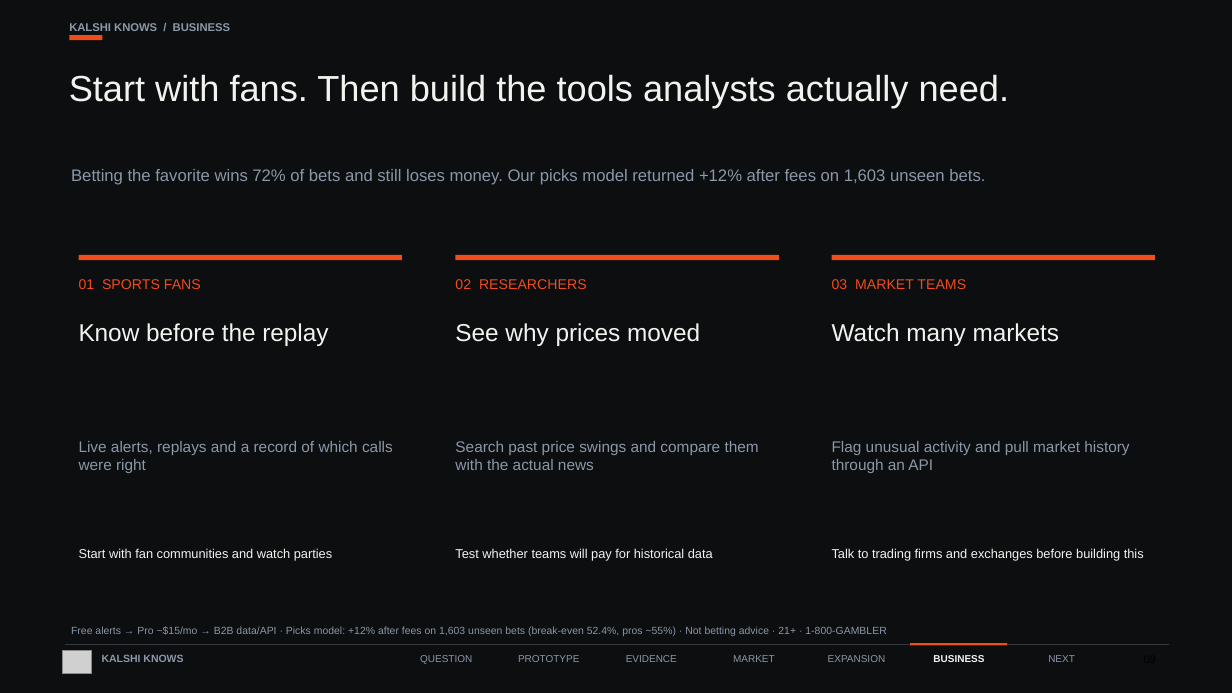
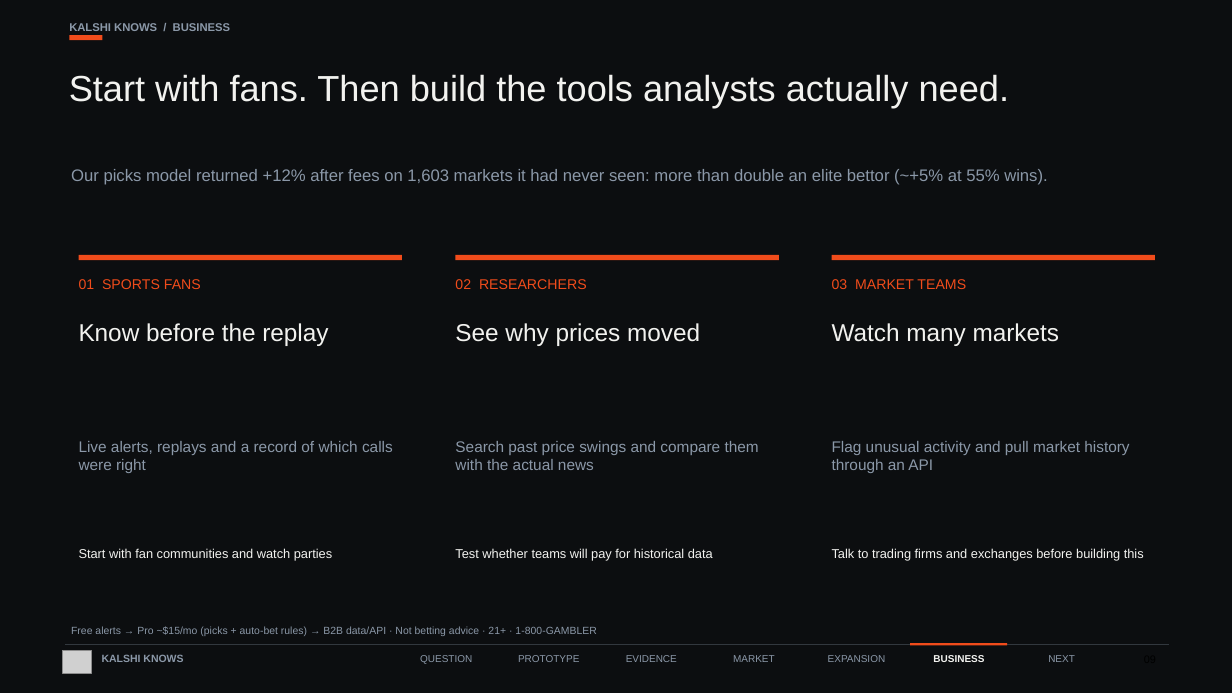
Before and after one commit to faisal-nabulsi/kalshi-knows, a slide deck: slide 9 of slides/Kalshi_Knows_FINAL.pptx. Drawn at 1232x693 pixels with LibreOffice and Linux fonts; fonts in the diff are those of the drawing; grey boxes stand for pictures. Boxes give left, top, right and bottom in pixels: in the first picture for what was removed or moved away, otherwise in the second. Text is boxed around its words. In the diff, an @@ line names an element or a change of style, - is before the commit and + after.

Commit message:
FINAL deck: lead with wins (+12% vs elite ~+5%), remove 72% and limitation footnotes, keep gambling disclaimer

```diff
--- a/slides/Kalshi_Knows_FINAL.pptx
+++ b/slides/Kalshi_Knows_FINAL.pptx
@@ text at [71, 169, 1047, 185]: text changed @@
-Betting the favorite wins 72% of bets and still loses money. Our picks model returned +12% after fees on 1,603 unseen bets.
+Our picks model returned +12% after fees on 1,603 markets it had never seen: more than double an elite bettor (~+5% at 55% wins).
@@ text at [71, 626, 596, 636]: text changed @@
-Free alerts → Pro ~$15/mo → B2B data/API · Picks model: +12% after fees on 1,603 unseen bets (break-even 52.4%, pros ~55%) · Not betting advice · 21+ · 1-800-GAMBLER
+Free alerts → Pro ~$15/mo (picks + auto-bet rules) → B2B data/API · Not betting advice · 21+ · 1-800-GAMBLER
```
Also in this commit, not shown: 3 other slides changed.
